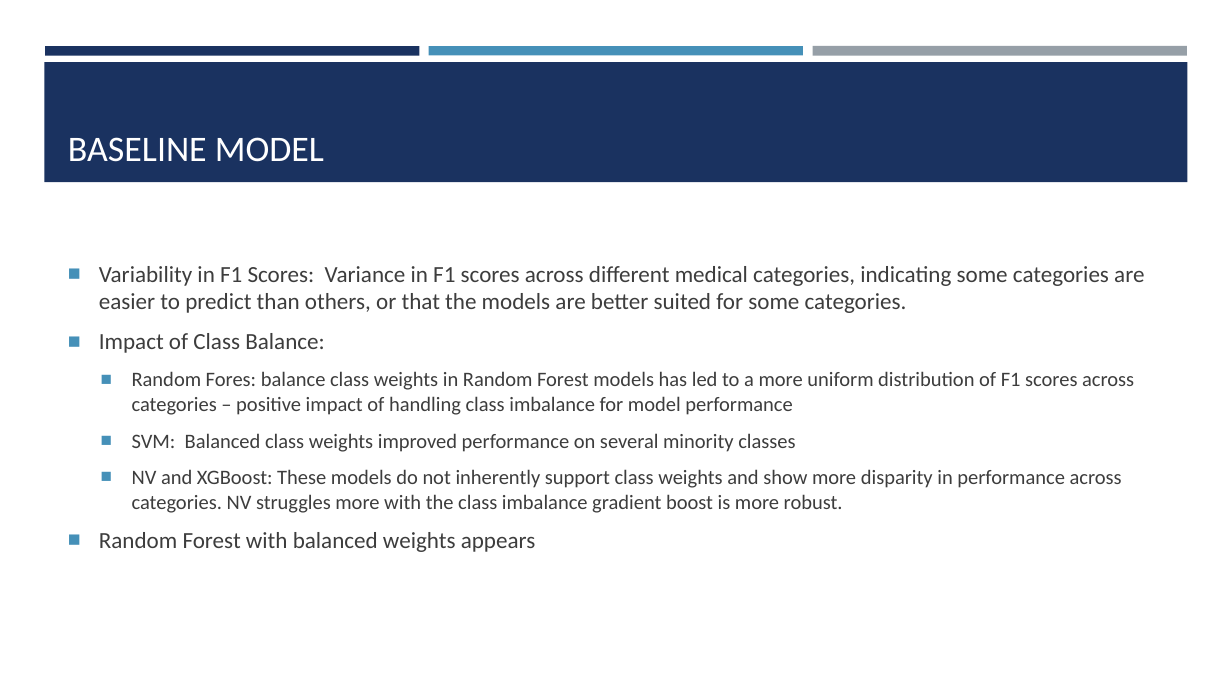
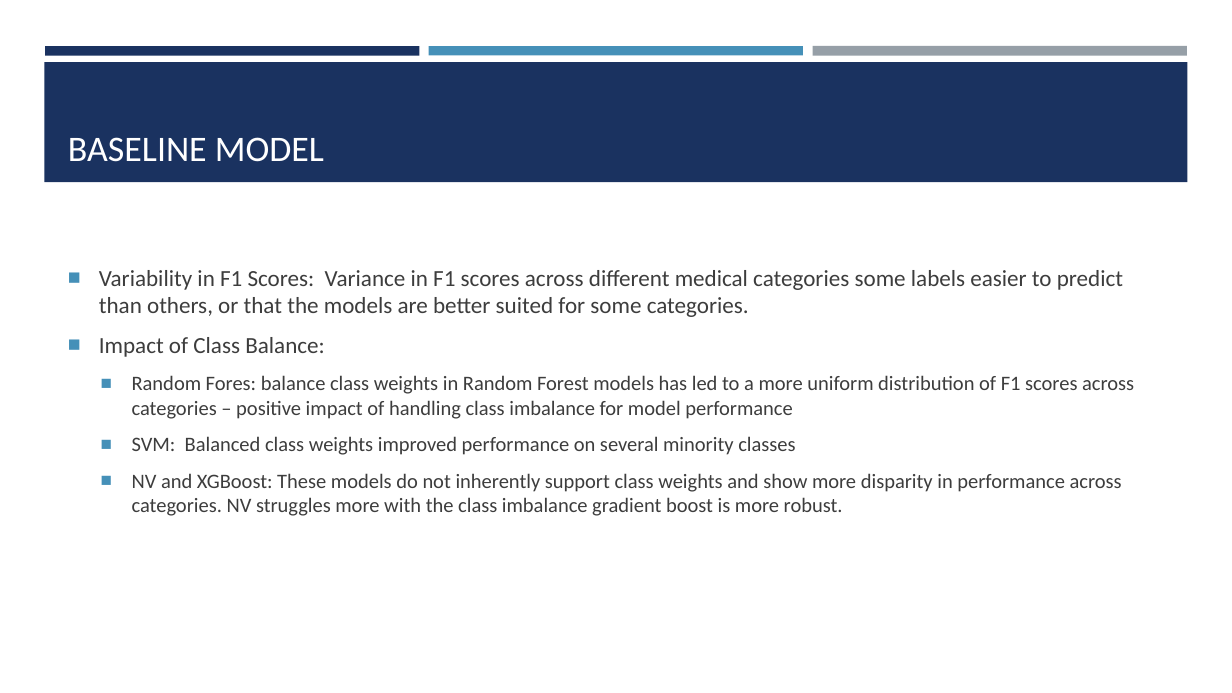
Before and after one commit to josefweibel/nlp-medical-project, a slide deck: slide 11 of presentations/Final Presentation.pptx. Drawn at 1232x693 pixels with LibreOffice and Linux fonts; fonts in the diff are those of the drawing. Boxes give left, top, right and bottom in pixels: in the first picture for what was removed or moved away, otherwise in the second. Text is boxed around its words. In the diff, an @@ line names an element or a change of style, - is before the commit and + after.

```diff
--- a/presentations/Final Presentation.pptx
+++ b/presentations/Final Presentation.pptx
@@ text at box(99, 270, 1123, 317): text changed @@
-■ Variability in F1 Scores: Variance in F1 scores across different medical categories, indicating some categories are easier to predict than others, or that the models are better suited for some categories.
+■ Variability in F1 Scores: Variance in F1 scores across different medical categories some labels easier to predict than others, or that the models are better suited for some categories.
@@ text at box(99, 532, 536, 552): paragraph removed @@
-■ Random Forest with balanced weights appears
```
Also in this commit, not shown: 4 other slides changed, 1 slide added, 1 slide removed, 1 other file.
